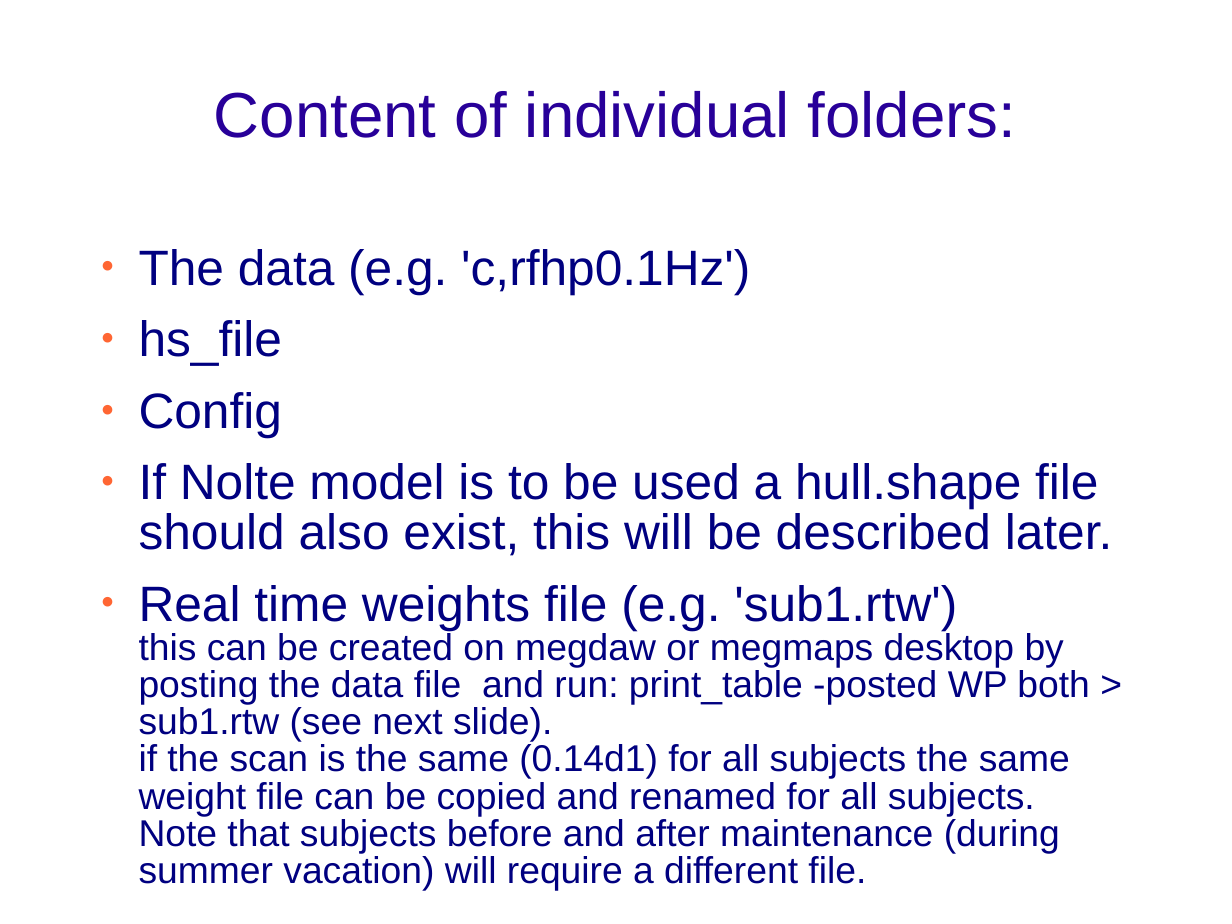
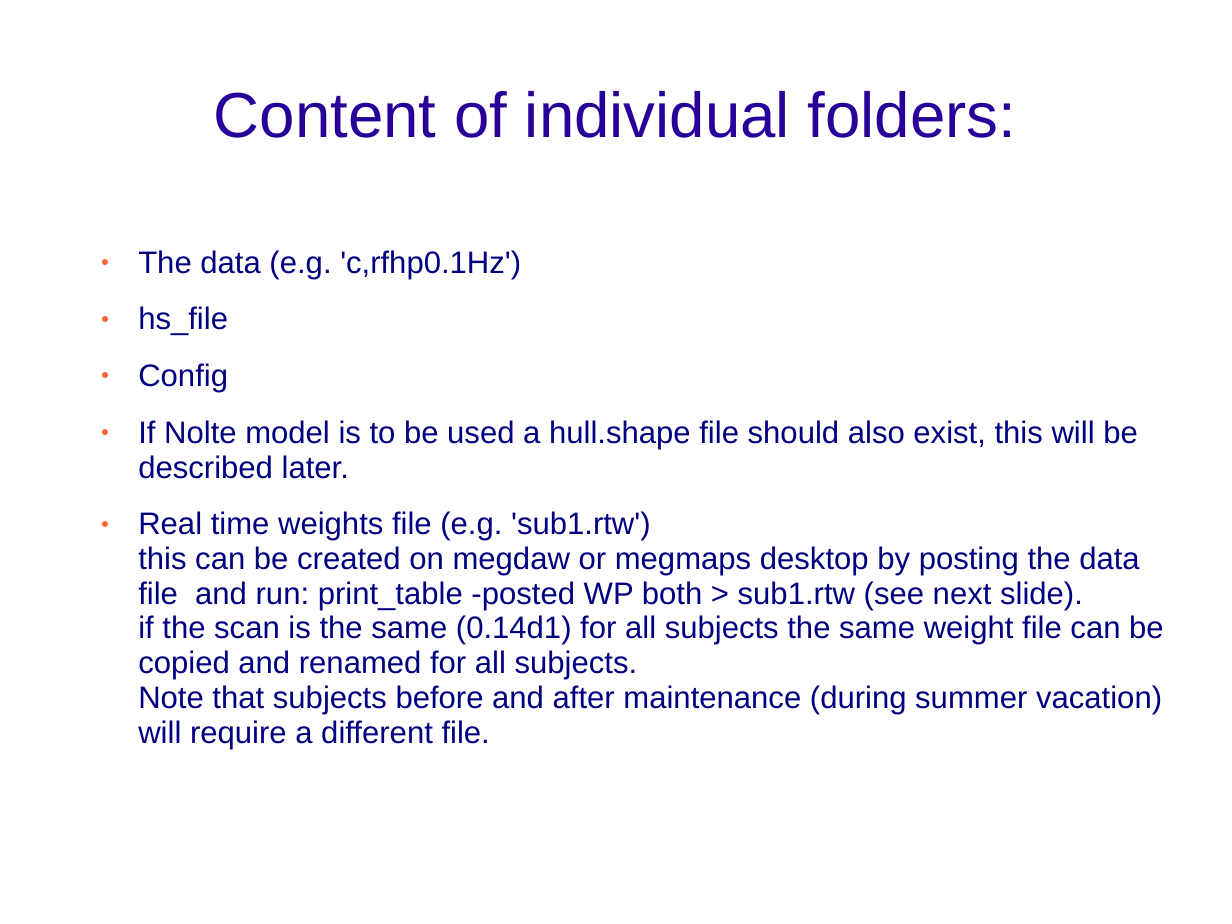
Before and after one commit to yuval-harpaz/SAM_BIU, a slide deck: slide 4 of docs/SAMtutorial.ppt. Drawn at 1232x924 pixels with LibreOffice and Linux fonts; fonts in the diff are those of the drawing; background and template pictures are left out. Boxes give left, top, right and bottom in pixels: in the first picture for what was removed or moved away, otherwise in the second. Text is boxed around its words. In the diff, an @@ line names an element or a change of style, - is before the commit and + after.

```diff
--- a/docs/SAMtutorial.ppt
+++ b/docs/SAMtutorial.ppt
@@ text "The data (e.g. 'c,rfhp0.1Hz')" at [138, 250, 1164, 749]: size 32 to 20 pt in "The data (e.g. 'c,rfhp0.1Hz')", "hs_file", "Config", "If Nolte model is to be used ..." and 1 more places; size 24 to 20 pt in "this can be created on megdaw or ..."; line spacing 0.83 to 0.93 @@
```
Also in this commit, not shown: 7 other slides changed, 2 other files.
